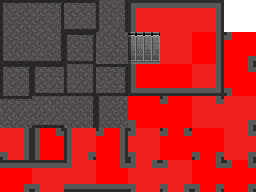
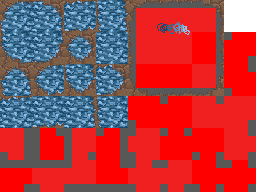
Two versions of the same layered image (256x192). Layer-by-layer changes:
hid "general floor shadow" over 0, 0, 256, 192
added layer "shores" above "water deep" over 0, 0, 224, 128
added layer "water deep" above "cp water" over 0, 0, 190, 128
hid "metal noise overlay" over 0, 0, 128, 128
hid "metal floor" over 0, 0, 160, 128
